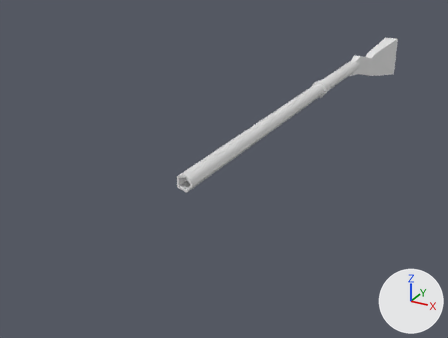
Renders of the FBX model Musket.FBX from each side of a commit.
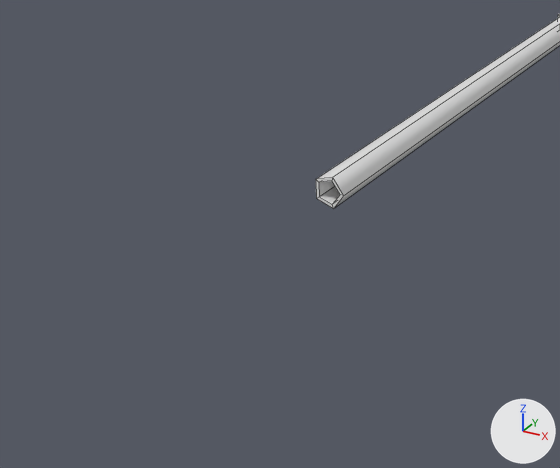
Old and new are each drawn whole from a camera (50 mm lens) standing at (0.383, -1.079, 0.438) and looking at (-0.088, -0.223, 0.01) and again close up on the part from 0% to 70% of the width and 23% to 100% of the height. Every picture has the same lights, and +X, +Y and +Z are marked at lower right. The close-ups show mesh edges as thin lines. Materials are left out; every surface is plain grey. Where no turn or scale is listed for an object, it has been applied to the vertices.

Objects in the first close-up: 'Barrel'.
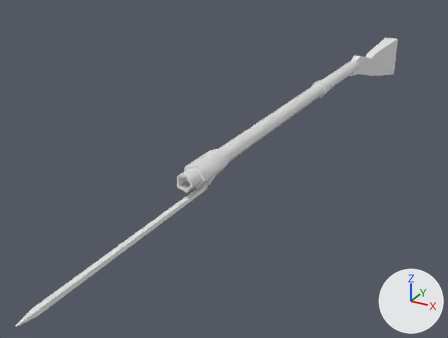
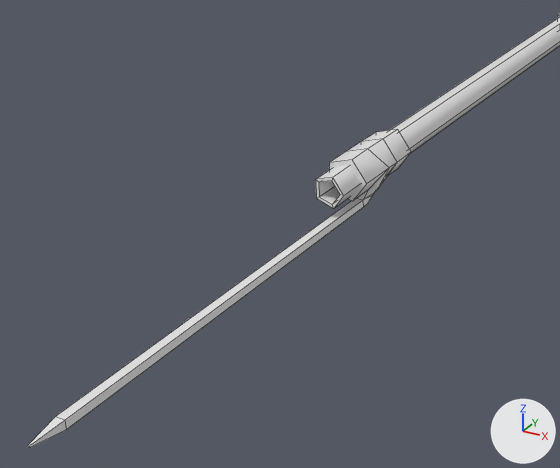
Changed parts and their boxes (x1, y1, x2, y2) in the close-ups (560 x 468 px):
'Bayonet', added: after (28, 129, 411, 448)

The edits, one by one:
Mesh me_mesh_002 is new.
It has 38 vertices, 35 faces and spans x -0.014..0.017, y -0.374..0.0, z -0.029..0.016.
Object 'Bayonet' (ob_bayonet) is new; it shows me_mesh_002.
Its location is (-0.0002, -0.3965, 0.1102).
